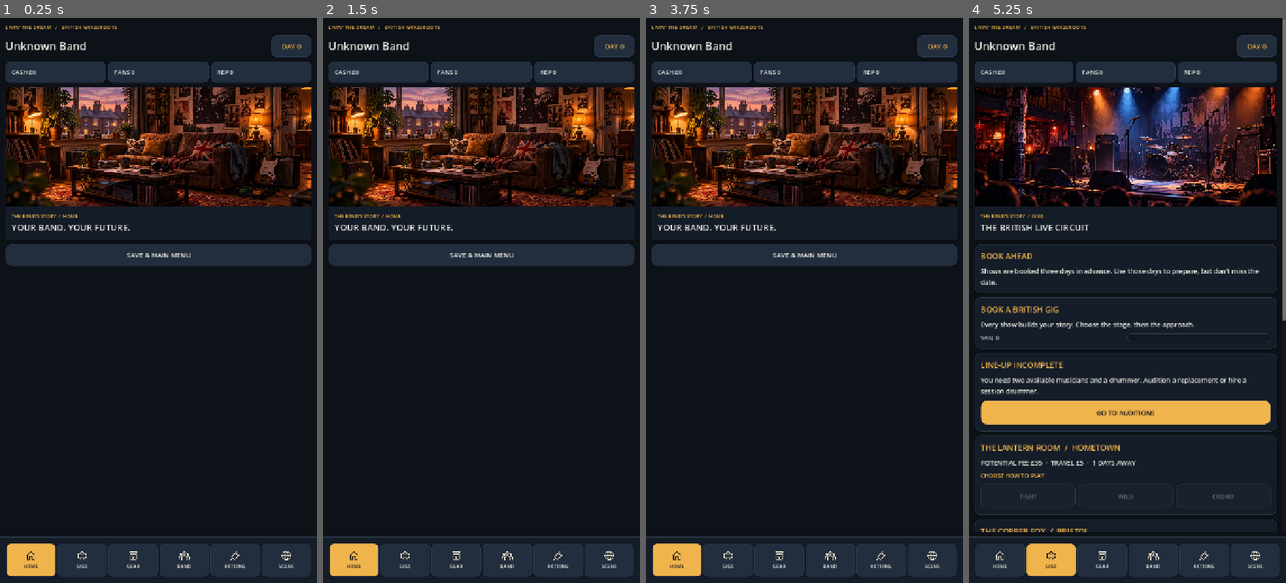
Above: before the commit, frames 1-4 (left to right).
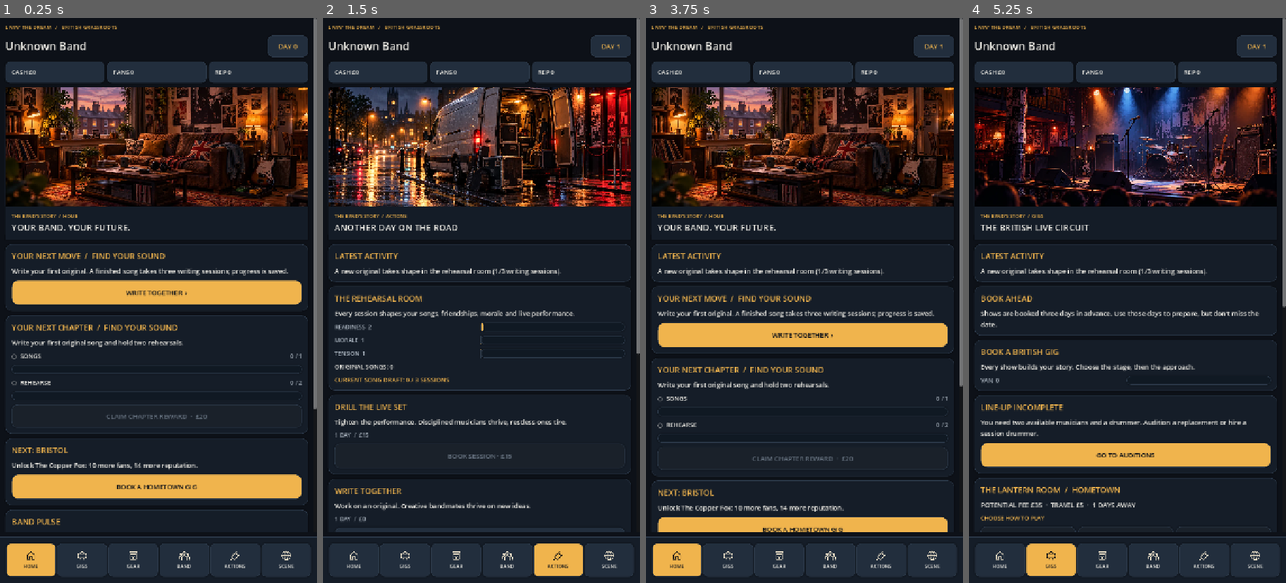
Above: after the commit, the same moments.

Repository: alimuir654-rgb/BandMaster
Game: Godot game, scene res://Scenes/CareerHub.tscn
Same seed, same stepped clock (60 frames per second), same inputs: the game is played once before the commit and once after it. This scene is started directly instead of the project's main scene.
Inputs (mouse positions are in pixels of both pictures, inside the frame that each line leads up to):
- Up to frame 1 (0.25 s): no input
- Up to frame 2 (1.5 s): click (478, 294) at 0.5 s, where only the run after the commit has a clickable "WRITE TOGETHER ›"; click (478, 498) at 1.25 s, where only the run after the commit has a clickable "START SESSION"
- Up to frame 3 (3.75 s): click (801, 537) at 2 s, where only the run after the commit has a clickable "START SESSION"; click (801, 537) at 2.75 s, where only the run after the commit has a clickable "START SESSION"; click (677, 560) at 3.52 s
- Up to frame 4 (5.25 s): click (1124, 334) at 4.25 s, where only the run after the commit has a clickable "WRITE TOGETHER ›"; click (1051, 560) at 5.02 s

The runs differ from the first frame. In frame 1, 21% of the frame differs, in the area x 1-100%, y 0-90%; in frame 2, 24%, in the area x 1-100%, y 0-99%; in frame 3, 19%; in frame 4, 13%.
Error before the commit: Parse Error: Cannot infer the type of "gigs" variable because the value doesn't have a set type. (res://Scripts/first_month_director.gd:25)
Error after the commit: Invalid access to property or key 'band' on a base object of type 'Dictionary'. (res://Scripts/career_hub.gd:752)

Commit message:
fix: explicitly type gig count in first-month director for Godot strict compile

Diff:
--- a/Scripts/first_month_director.gd
+++ b/Scripts/first_month_director.gd
@@ -22,7 +22,7 @@
   return {"title":"CHAPTER COMPLETE","detail":"Claim your milestone reward before progressing to the next chapter.","tab":"HOME","action":"CLAIM REWARD"}
  var id := str(chapter.get("id",""))
  var songs := int(state.get("songs",0))
- var gigs := state.get("gig_history",[]).size()
+ var gigs: int = int(state.get("gig_history",[]).size())
  var rehearsal_count := int(state.get("action_counters",{}).get("rehearse",0))
  match id:
   "find_sound":
